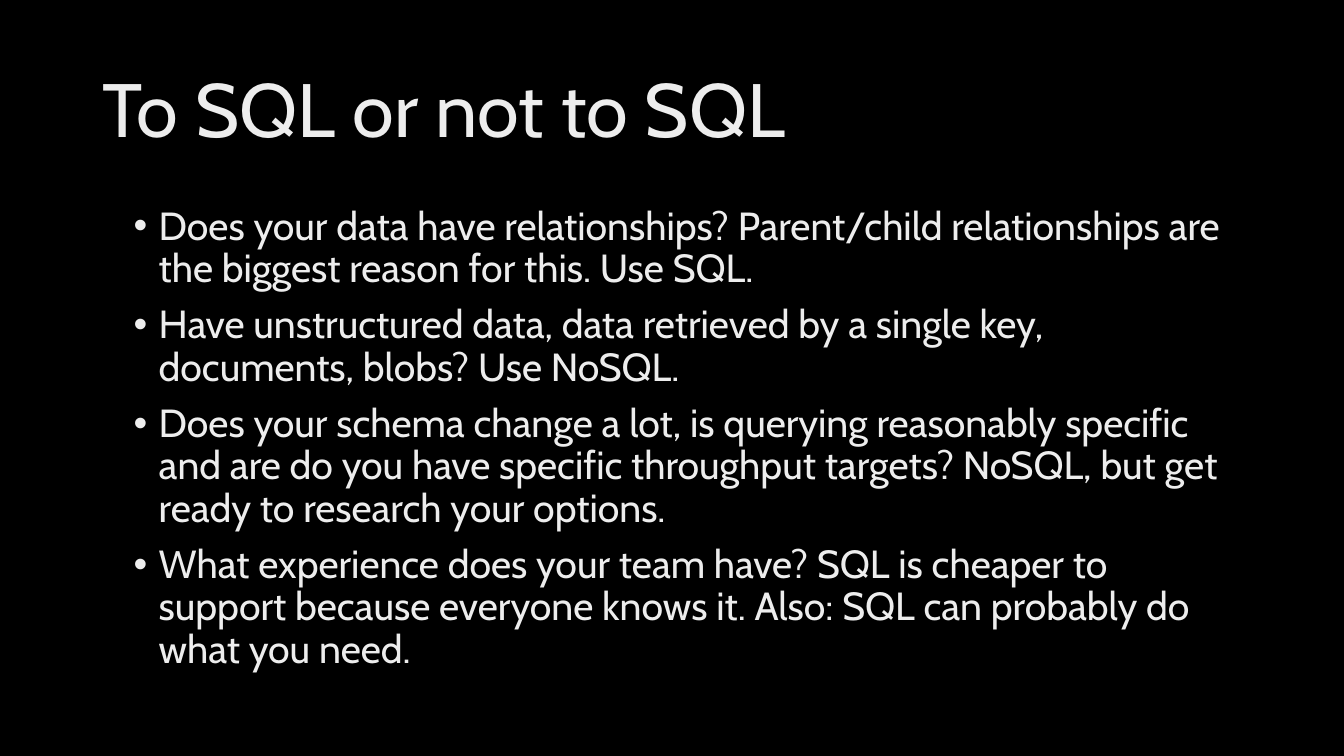
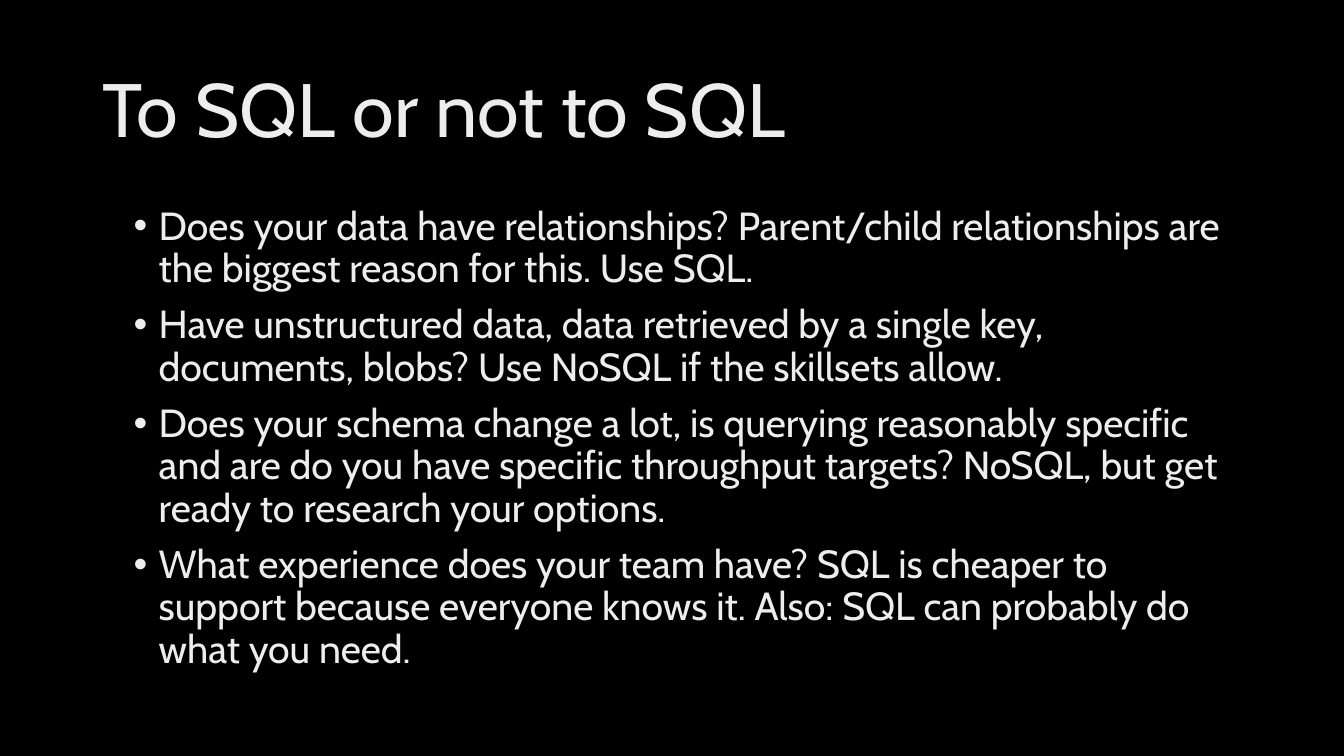
Before and after one commit to jeffputz/presentations, a slide deck: slide 8 of Architecture Without Data Drama.pptx (slide 5 before the commit). Drawn at 1344x756 pixels with LibreOffice and Linux fonts; fonts in the diff are those of the drawing; background and template pictures are left out. Boxes give left, top, right and bottom in pixels: in the first picture for what was removed or moved away, otherwise in the second. Text is boxed around its words. In the diff, an @@ line names an element or a change of style, - is before the commit and + after.

```diff
--- a/Architecture Without Data Drama.pptx
+++ b/Architecture Without Data Drama.pptx
@@ text at (x1=159, y1=308, x2=1044, y2=385): text changed @@
-• Have unstructured data, data retrieved by a single key, documents, blobs? Use NoSQL.
+• Have unstructured data, data retrieved by a single key, documents, blobs? Use NoSQL if the skillsets allow.
```
Also in this commit, not shown: 5 other slides changed, 4 slides added, 1 slide removed.
